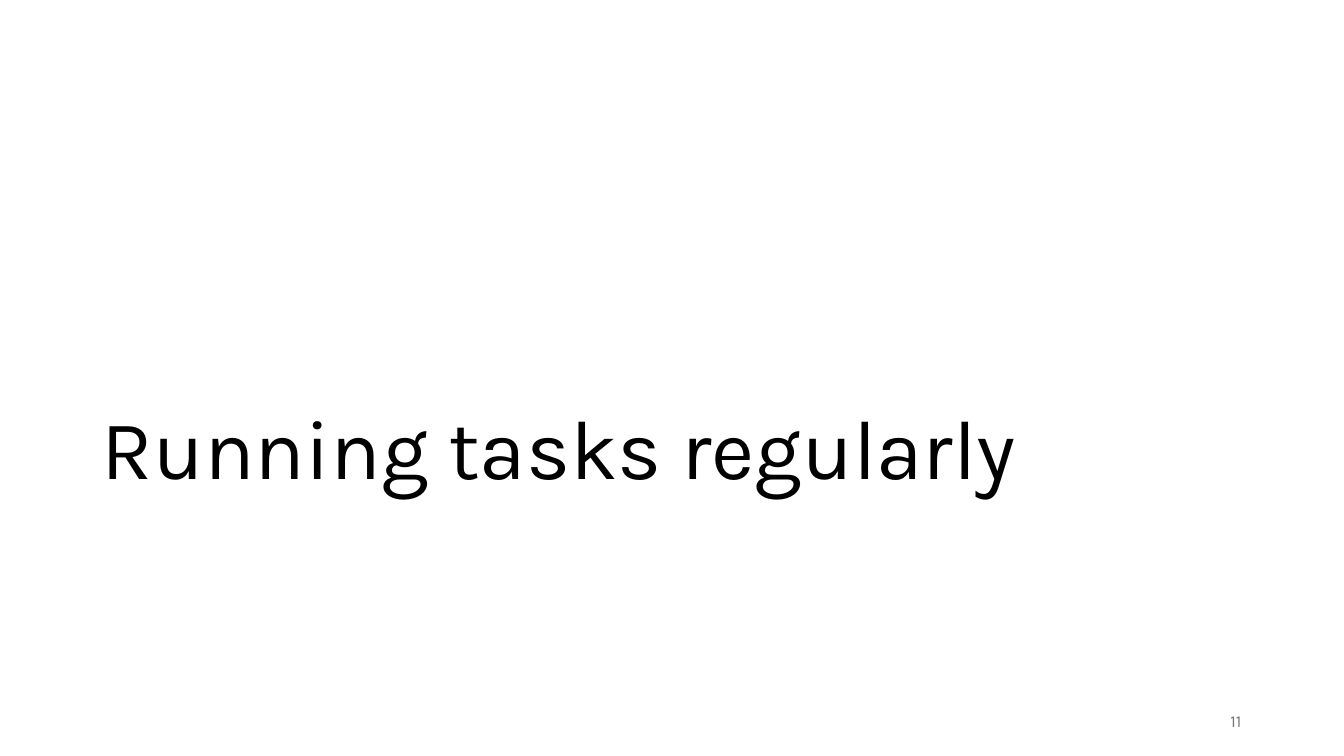
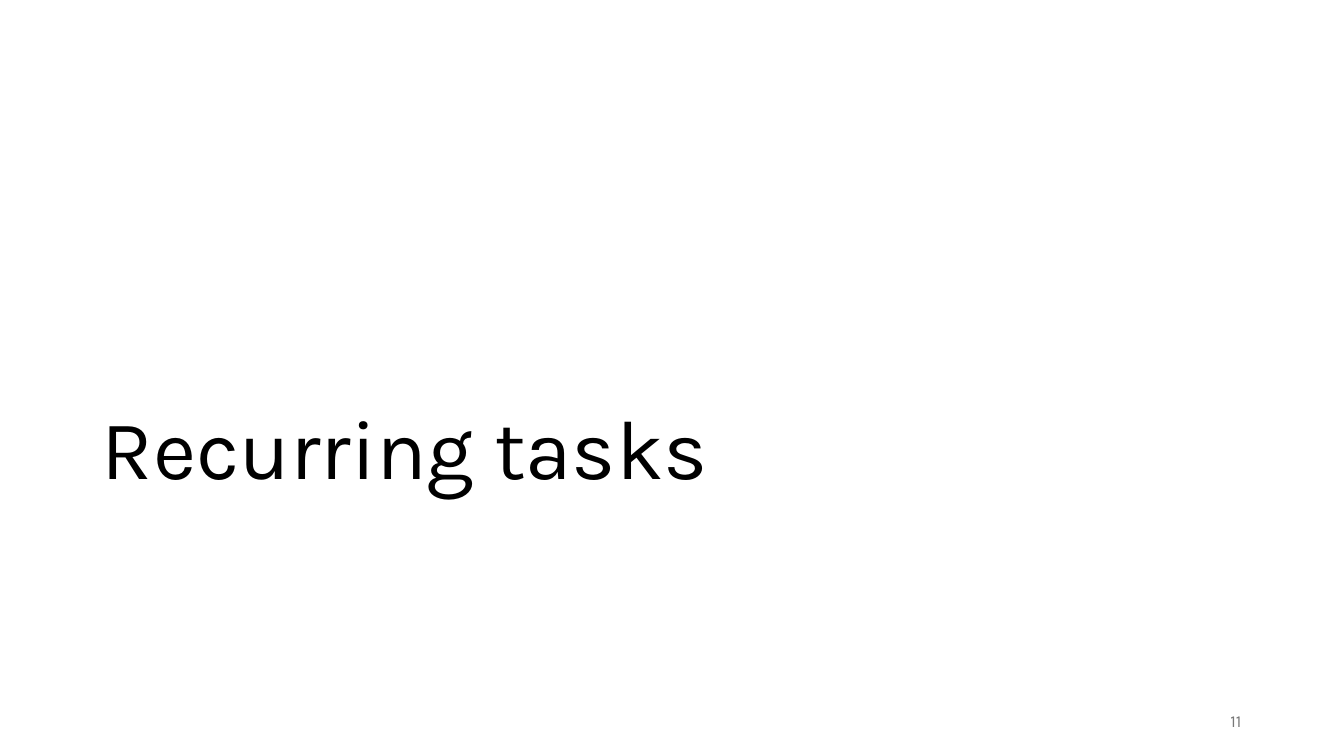
Before and after one commit to gjbex/Workflows-for-HPC, a slide deck: slide 11 of workflow_for_HPC.pptx. Drawn at 1344x756 pixels with LibreOffice and Linux fonts; fonts in the diff are those of the drawing. Boxes give left, top, right and bottom in pixels: in the first picture for what was removed or moved away, otherwise in the second. Text is boxed around its words. In the diff, an @@ line names an element or a change of style, - is before the commit and + after.

Commit message:
Change section titles

```diff
--- a/workflow_for_HPC.pptx
+++ b/workflow_for_HPC.pptx
@@ title at bbox=[102, 421, 707, 499]: text changed @@
-Running tasks regularly
+Recurring tasks
```
Also in this commit, not shown: 4 other slides changed.
